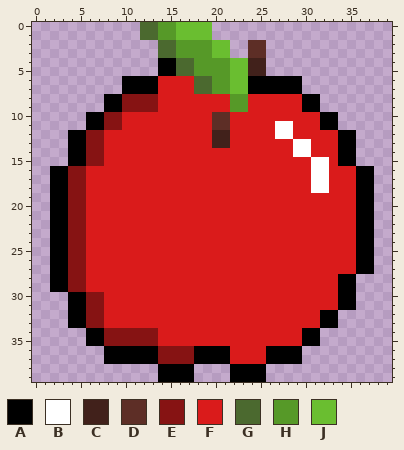
File history of a pixel-art sprite, Graphics/apple.png. The picture above is the old version.
The file is 40x40 pixels.
Palette (. is transparent): A #000000  B #ffffff  C #41211b  D #5d2e26  E #861313  F #da1b1b  G #4b692f  H #569928  J #6abe30
Pixels before, first column x 2:
 0 ..........GGHHJJJJ..................
 1 ..........GGHHJJJJ..................
 2 ............GGHHHHJJ..DD............
 3 ............GGHHHHJJ..DD............
 4 ............AAGGHHHHJJCC............
 5 ............AAGGHHHHJJCC............
 6 ........AAAAFFFFGGHHJJAAAAAA........
 7 ........AAAAFFFFGGHHJJAAAAAA........
 8 ......AAEEEEFFFFFFFFHHFFFFFFAA......
 9 ......AAEEEEFFFFFFFFHHFFFFFFAA......
10 ....AAEEFFFFFFFFFFDDFFFFFFFFFFAA....
11 ....AAEEFFFFFFFFFFDDFFFFFBBFFFAA....
12 ..AAEEFFFFFFFFFFFFCCFFFFFBBFFFFFAA..
13 ..AAEEFFFFFFFFFFFFCCFFFFFFFBBFFFAA..
14 ..AAEEFFFFFFFFFFFFFFFFFFFFFBBFFFAA..
15 ..AAEEFFFFFFFFFFFFFFFFFFFFFFFBBFAA..
16 AAEEFFFFFFFFFFFFFFFFFFFFFFFFFBBFFFAA
17 AAEEFFFFFFFFFFFFFFFFFFFFFFFFFBBFFFAA
18 AAEEFFFFFFFFFFFFFFFFFFFFFFFFFBBFFFAA
19 AAEEFFFFFFFFFFFFFFFFFFFFFFFFFFFFFFAA
20 AAEEFFFFFFFFFFFFFFFFFFFFFFFFFFFFFFAA
21 AAEEFFFFFFFFFFFFFFFFFFFFFFFFFFFFFFAA
22 AAEEFFFFFFFFFFFFFFFFFFFFFFFFFFFFFFAA
23 AAEEFFFFFFFFFFFFFFFFFFFFFFFFFFFFFFAA
24 AAEEFFFFFFFFFFFFFFFFFFFFFFFFFFFFFFAA
25 AAEEFFFFFFFFFFFFFFFFFFFFFFFFFFFFFFAA
26 AAEEFFFFFFFFFFFFFFFFFFFFFFFFFFFFFFAA
27 AAEEFFFFFFFFFFFFFFFFFFFFFFFFFFFFFFAA
28 AAEEFFFFFFFFFFFFFFFFFFFFFFFFFFFFAA..
29 AAEEFFFFFFFFFFFFFFFFFFFFFFFFFFFFAA..
30 ..AAEEFFFFFFFFFFFFFFFFFFFFFFFFFFAA..
31 ..AAEEFFFFFFFFFFFFFFFFFFFFFFFFFFAA..
32 ..AAEEFFFFFFFFFFFFFFFFFFFFFFFFAA....
33 ..AAEEFFFFFFFFFFFFFFFFFFFFFFFFAA....
34 ....AAEEEEEEFFFFFFFFFFFFFFFFAA......
35 ....AAEEEEEEFFFFFFFFFFFFFFFFAA......
36 ......AAAAAAEEEEAAAAFFFFAAAA........
37 ......AAAAAAEEEEAAAAFFFFAAAA........
38 ............AAAA....AAAA............
39 ............AAAA....AAAA............
After the commit:
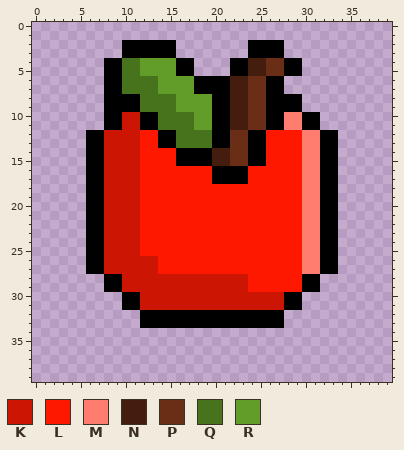
Colours new in this view: K #cc1502  L #ff1800  M #ff7d6f  N #441d0e  P #6a2e17  Q #46731c  R #619d28
Diff:
Changed rows in their new state; - is an unchanged pixel.
first column x 2:
 0 ----------........------------------
 1 ----------........------------------
 2 --------AAAAAA......--AAAA----------
 3 --------AAAAAA......--AAAA----------
 4 ------AAQQRRRRAA....AANNPPAA--------
 5 ------AAQQRRRRAA....AANNPPAA--------
 6 ------AAQQQQRRRRAAAANNPP--..--------
 7 ------AAQQQQRRRRAAAANNPP--..--------
 8 --------AAQQQQRRRRAANNPPAAAA..------
 9 --------AAQQQQRRRRAANNPPAAAA..------
10 ----..AAKKAAQQQQRRAANNPPAAMMAA..----
11 ----..AAKKAAQQQQRRAANNPPAAMMAA..----
12 --..AAKKKKLLAAQQQQAAPPAALLLLMMAA..--
13 --..AAKKKKLLAAQQQQAAPPAALLLLMMAA..--
14 --..AAKKKKLLLLAAAANNPPAALLLLMMAA..--
15 --..AAKKKKLLLLAAAANNPPAALLLLMMAA..--
16 ....AAKKKKLLLLLLLLAAAALLLLLLMMAA....
17 ....AAKKKKLLLLLLLLAAAALLLLLLMMAA....
18 ....AAKKKKLLLLLLLLLLLLLLLLLLMMAA....
19 ....AAKKKKLLLLLLLLLLLLLLLLLLMMAA....
20 ....AAKKKKLLLLLLLLLLLLLLLLLLMMAA....
21 ....AAKKKKLLLLLLLLLLLLLLLLLLMMAA....
22 ....AAKKKKLLLLLLLLLLLLLLLLLLMMAA....
23 ....AAKKKKLLLLLLLLLLLLLLLLLLMMAA....
24 ....AAKKKKLLLLLLLLLLLLLLLLLLMMAA....
25 ....AAKKKKLLLLLLLLLLLLLLLLLLMMAA....
26 ....AAKKKKKKLLLLLLLLLLLLLLLLMMAA....
27 ....AAKKKKKKLLLLLLLLLLLLLLLLMMAA....
28 ......AAKKKKKKKKKKKKKKLLLLLLAA....--
29 ......AAKKKKKKKKKKKKKKLLLLLLAA....--
30 --......AAKKKKKKKKKKKKKKKKAA......--
31 --......AAKKKKKKKKKKKKKKKKAA......--
32 --........AAAAAAAAAAAAAAAA......----
33 --........AAAAAAAAAAAAAAAA......----
34 ----..........................------
35 ----..........................------
36 ------......................--------
37 ------......................--------
38 ------------....----....------------
39 ------------....----....------------
